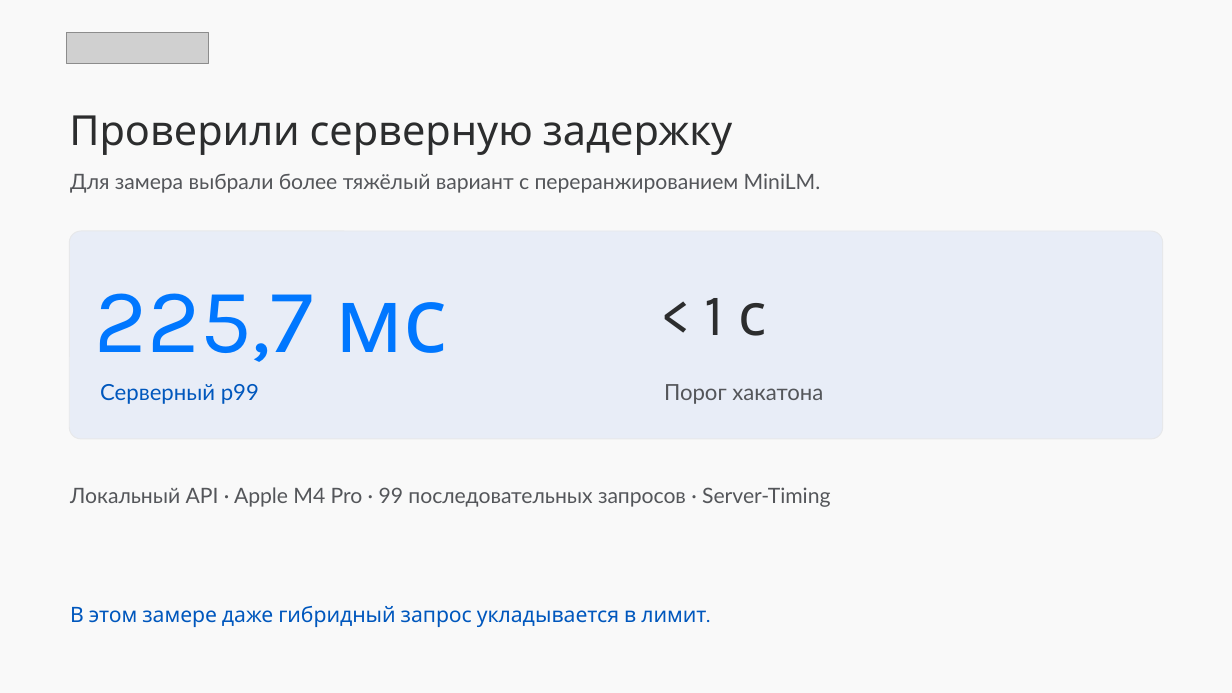
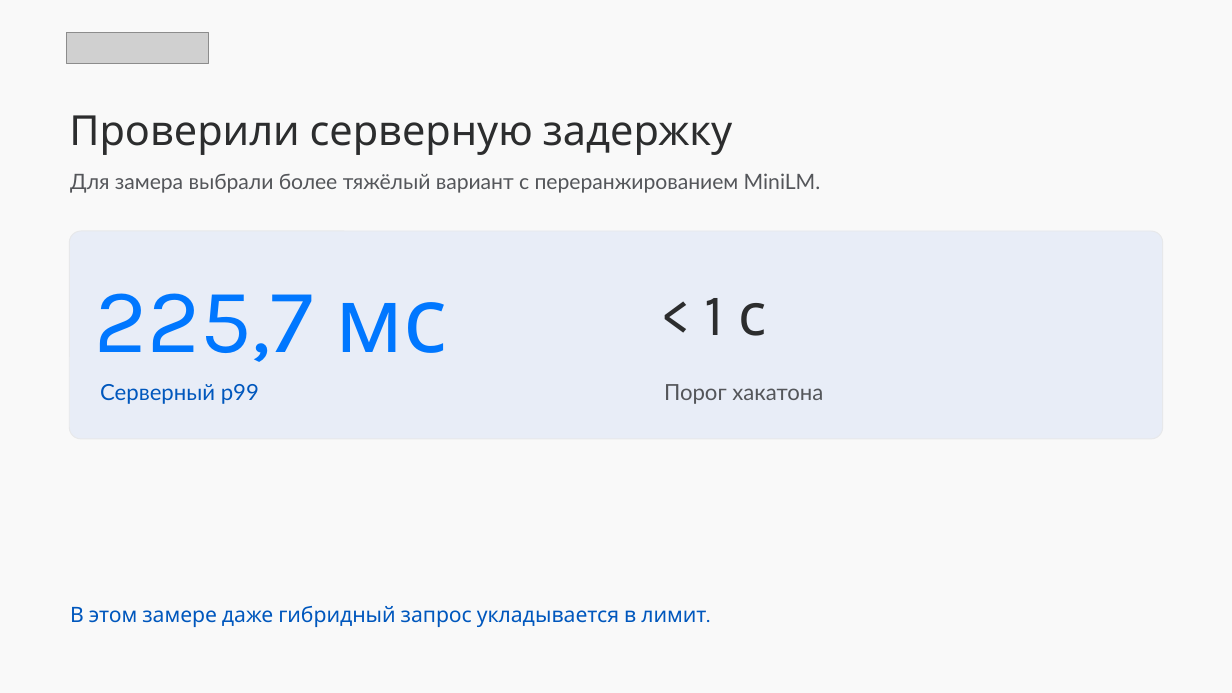
Before and after one commit to GalimovKI/pentada-astr, a slide deck: slide 21 of SmartMail — Mail.pptx. Drawn at 1232x693 pixels with LibreOffice and Linux fonts; fonts in the diff are those of the drawing; grey boxes stand for pictures. Boxes give left, top, right and bottom in pixels: in the first picture for what was removed or moved away, otherwise in the second. Text is boxed around its words. In the diff, an @@ line names an element or a change of style, - is before the commit and + after.

Commit message:
docs: simplify latency slide

```diff
--- a/SmartMail — Mail.pptx
+++ b/SmartMail — Mail.pptx
@@ text removed at <box>70,487,830,507</box> @@
-Локальный API · Apple M4 Pro · 99 последовательных запросов · Server-Timing
```
